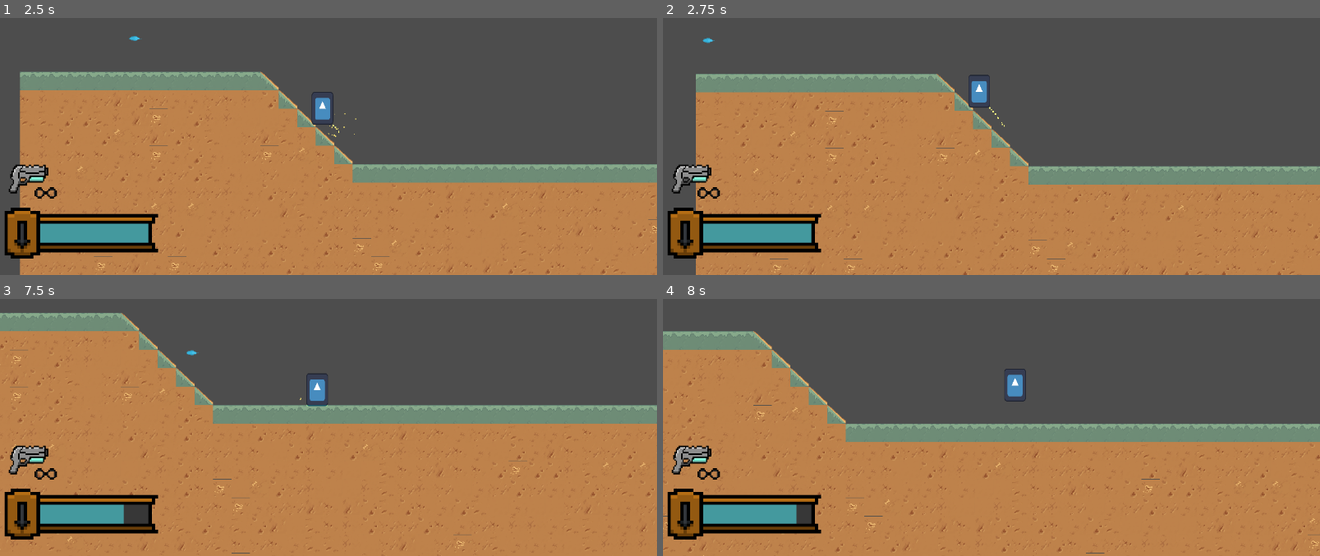
Above: before the commit, frames 1-4 (two rows, left to right).
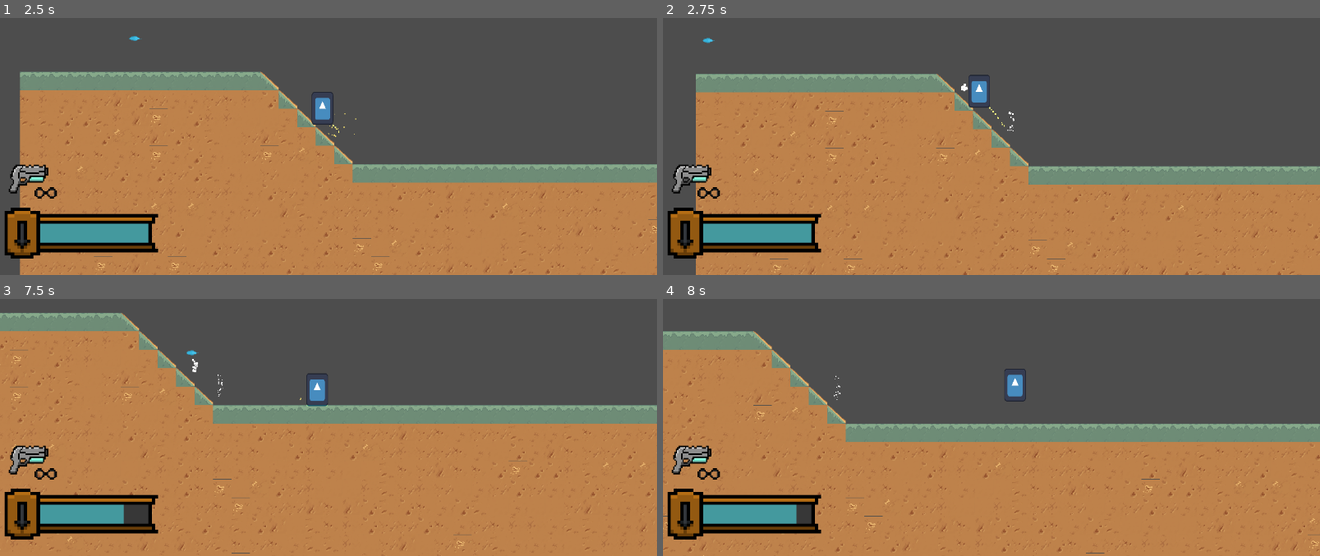
Above: after the commit, the same moments.

Repository: dzfrias/gladiator
Game: Godot game, scene res://scenes/mission.tscn
Two runs of this game, one before a commit and one after it. Both use one fixed random seed, a clock stepped at 60 frames per second and the inputs below. This scene is started directly instead of the project's main scene. The engine's default icon, where the game draws it, is replaced by a stand-in: a white triangle on a blue panel in a dark square. Sound files missing from this copy of the repository are replaced by a short silence.
Inputs (mouse positions are in pixels of both pictures, inside the frame that each line leads up to):
- Up to frame 1 (2.5 s): move the mouse to (473, 71) at 0.52 s; hold S (burrow) 0.53-1.28 s; hold D (right) 0.53-2.03 s; tap Space (jump) at 0.77, 1.07, 1.52, 1.82 s; move the mouse to (197, 107) at 1.27 s; tap Shift (fallthrough) at 1.35 s; move the mouse to (outside the picture) at 2.02 s; press the mouse at (outside the picture) at 2.03 s; hold A (left) from 2.03 s (still down)
- Up to frame 2 (2.75 s): keep holding A (left)
- Up to frame 3 (7.5 s): move the mouse to (295, 445) at 2.77 s; release A (left) at 2.78 s; release the mouse at (295, 445) at 2.78 s; hold D (right) 2.78-4.28 s; right-click (295, 445) at 2.85 s; tap Space (jump) at 3.02, 3.32, 3.77, 4.07, 4.52, 4.82, 6.02, 6.32, 6.77, 7.07 s; move the mouse to (525, 427) at 3.52 s; hold I (interact) 3.53-4.28 s; move the mouse to (131, 316) at 4.27 s; hold A (left) 4.28-5.03 s; tap Q (toggle_alt) at 4.35 s; move the mouse to (361, 370) at 5.02 s; hold D (right) 5.03-5.78 s; hold S (burrow) 5.03-5.78 s; move the mouse to (outside the picture) at 5.77 s; hold A (left) 5.78-7.28 s; tap Shift (fallthrough) at 5.85 s; move the mouse to (473, 352) at 6.52 s; press the mouse at (473, 352) at 6.53 s; move the mouse to (197, 388) at 7.27 s; release the mouse at (197, 388) at 7.28 s; hold D (right) from 7.28 s (still down); right-click (197, 388) at 7.35 s
- Up to frame 4 (8 s): keep holding D (right); tap Space (jump) at 7.52, 7.82 s

Frame 1 is identical in both runs. In frame 2, less than 0.1% of the frame differs, in the area x 45-54%, y 25-45%; in frame 3, less than 0.1%, in the area x 29-34%, y 23-39%; in frame 4, less than 0.1%.

Commit message:
Refactor tilemap impact particles

Diff:
--- a/scenes/hub.tscn
+++ b/scenes/hub.tscn
@@ -1,10 +1,11 @@
-[gd_scene load_steps=10 format=4 uid="uid://bmsyk3ldn6tc3"]
+[gd_scene load_steps=11 format=4 uid="uid://bmsyk3ldn6tc3"]
 
 [ext_resource type="PackedScene" uid="uid://dv7ihnextsw4v" path="res://scenes/player.tscn" id="1_g6j8t"]
 [ext_resource type="TileSet" uid="uid://dpcafcjqg7xko" path="res://assets/desert.tres" id="1_tnnyb"]
 [ext_resource type="Script" path="res://scripts/hub.gd" id="1_y8sdt"]
 [ext_resource type="Script" path="res://scripts/interactable.gd" id="3_77ybc"]
 [ext_resource type="Script" path="res://scripts/shop.gd" id="3_veakm"]
+[ext_resource type="Script" path="res://scripts/tilemap_hit.gd" id="4_djpkc"]
 [ext_resource type="Script" path="res://scripts/mission_board.gd" id="5_ur55b"]
 [ext_resource type="PackedScene" uid="uid://dktl7ywhwt15s" path="res://scenes/player_ui.tscn" id="7_5xbek"]
 
@@ -23,6 +24,9 @@
 [node name="TileMapLayer" type="TileMapLayer" parent="."]
 tile_map_data = PackedByteArray("AABdAAEAAwAKAAIAAABdAAIAAwAKAAIAAABdAAMAAwAKAAIAAABdAAQAAwAKAAIAAABdAAUAAwAKAAIAAABdAA …(11616 unchanged characters)…
 tile_set = ExtResource("1_tnnyb")
+
+[node name="TileMapHit" type="Node" parent="TileMapLayer"]
+script = ExtResource("4_djpkc")
 
 [node name="Shop" type="Area2D" parent="."]
 position = Vector2(543, -55)
--- a/scenes/level_playtest.tscn
+++ b/scenes/level_playtest.tscn
@@ -1,9 +1,8 @@
-[gd_scene load_steps=15 format=4 uid="uid://c5seai2rapw4u"]
+[gd_scene load_steps=14 format=4 uid="uid://c5seai2rapw4u"]
 
 [ext_resource type="PackedScene" uid="uid://dv7ihnextsw4v" path="res://scenes/player.tscn" id="2_arsj3"]
+[ext_resource type="Script" path="res://scripts/tilemap_hit.gd" id="3_08pkd"]
 [ext_resource type="TileSet" uid="uid://dpcafcjqg7xko" path="res://assets/desert.tres" id="3_i65ca"]
-[ext_resource type="Script" path="res://scripts/tilemap.gd" id="3_kj5bd"]
-[ext_resource type="PackedScene" uid="uid://ch01mb13w86qc" path="res://scenes/particles/impact_particles.tscn" id="4_4vw1y"]
 [ext_resource type="PackedScene" uid="uid://bydm8vffd6nwt" path="res://scenes/wolf.tscn" id="5_jrgqa"]
 [ext_resource type="PackedScene" uid="uid://b8sfq85fv1ul4" path="res://scenes/shooter.tscn" id="6_akhvg"]
 [ext_resource type="PackedScene" uid="uid://b6n4ygstauqcx" path="res://scenes/idle_shooter.tscn" id="7_2u84i"]
@@ -25,8 +24,9 @@
 [node name="TileMapLayer" type="TileMapLayer" parent="."]
 tile_map_data = PackedByteArray("AAACAAEAAwAKAAIAAAD8/wEAAwAKAAIAAAD9/wEAAwAKAAIAAAD+/wEAAwAKAAIAAAD//wEAAwAKAAIAAAAAAA …(40464 unchanged characters)…
 tile_set = ExtResource("3_i65ca")
-script = ExtResource("3_kj5bd")
-impact_particle_prefab = ExtResource("4_4vw1y")
+
+[node name="TileMapHit" type="Node" parent="TileMapLayer"]
+script = ExtResource("3_08pkd")
 
 [node name="WorldBoundry" type="StaticBody2D" parent="."]
 position = Vector2(-982, -57)
--- a/scenes/mission.tscn
+++ b/scenes/mission.tscn
@@ -1,7 +1,8 @@
-[gd_scene load_steps=5 format=3 uid="uid://bcjerk6m5dfga"]
+[gd_scene load_steps=6 format=3 uid="uid://bcjerk6m5dfga"]
 
 [ext_resource type="TileSet" uid="uid://dpcafcjqg7xko" path="res://assets/desert.tres" id="1_dxwm2"]
 [ext_resource type="Script" path="res://scripts/mission/world_map.gd" id="2_3qno5"]
+[ext_resource type="Script" path="res://scripts/tilemap_hit.gd" id="3_af437"]
 [ext_resource type="PackedScene" uid="uid://dv7ihnextsw4v" path="res://scenes/player.tscn" id="3_mkemn"]
 [ext_resource type="PackedScene" uid="uid://dktl7ywhwt15s" path="res://scenes/player_ui.tscn" id="7_c628u"]
 
@@ -13,6 +14,9 @@
 script = ExtResource("2_3qno5")
 map_width = 400
 
+[node name="TileMapHit" type="Node" parent="TileMapLayer"]
+script = ExtResource("3_af437")
+
 [node name="Player" parent="." instance=ExtResource("3_mkemn")]
 position = Vector2(73, -203)
 
--- a/scenes/pistol_projectile.tscn
+++ b/scenes/pistol_projectile.tscn
@@ -6,7 +6,8 @@
 [sub_resource type="RectangleShape2D" id="RectangleShape2D_il7q4"]
 size = Vector2(25, 12)
 
-[node name="PistolProjectile" type="Area2D"]
+[node name="PistolProjectile" type="StaticBody2D"]
+collision_layer = 0
 collision_mask = 323
 script = ExtResource("1_0iaw4")
 velocity = Vector2(800, 0)
--- a/scenes/rifle_projectile.tscn
+++ b/scenes/rifle_projectile.tscn
@@ -6,7 +6,8 @@
 [sub_resource type="RectangleShape2D" id="RectangleShape2D_il7q4"]
 size = Vector2(25, 12)
 
-[node name="RifleProjectile" type="Area2D"]
+[node name="RifleProjectile" type="StaticBody2D"]
+collision_layer = 0
 collision_mask = 323
 script = ExtResource("1_38epf")
 velocity = Vector2(1000, 0)
--- a/scenes/shooter_projectile.tscn
+++ b/scenes/shooter_projectile.tscn
@@ -5,7 +5,7 @@
 
 [sub_resource type="CircleShape2D" id="CircleShape2D_f5hw0"]
 
-[node name="ShooterProjectile" type="Area2D"]
+[node name="ShooterProjectile" type="StaticBody2D"]
 collision_layer = 0
 collision_mask = 81
 script = ExtResource("1_q7bol")
--- a/scenes/shotgun_projectile.tscn
+++ b/scenes/shotgun_projectile.tscn
@@ -6,7 +6,8 @@
 [sub_resource type="RectangleShape2D" id="RectangleShape2D_il7q4"]
 size = Vector2(25, 12)
 
-[node name="ShotgunProjectile" type="Area2D"]
+[node name="ShotgunProjectile" type="StaticBody2D"]
+collision_layer = 0
 collision_mask = 323
 script = ExtResource("1_lp50h")
 velocity = Vector2(700, 0)
--- a/scenes/sniper_projectile.tscn
+++ b/scenes/sniper_projectile.tscn
@@ -6,7 +6,8 @@
 [sub_resource type="RectangleShape2D" id="RectangleShape2D_il7q4"]
 size = Vector2(25, 12)
 
-[node name="SniperProjectile" type="Area2D"]
+[node name="SniperProjectile" type="StaticBody2D"]
+collision_layer = 0
 collision_mask = 323
 script = ExtResource("1_lnqnr")
 velocity = Vector2(2000, 0)
--- /dev/null
+++ b/scenes/tilemap_hit.tscn
@@ -0,0 +1,6 @@
+[gd_scene load_steps=2 format=3 uid="uid://vc6vkb1u10vq"]
+
+[ext_resource type="Script" path="res://scripts/tilemap_hit.gd" id="1_gvrsa"]
+
+[node name="TileMapHit" type="Node"]
+script = ExtResource("1_gvrsa")
--- /dev/null
+++ b/scripts/hit_target.gd
@@ -0,0 +1,4 @@
+class_name HitTarget extends Node
+
+func hit(position: Vector2, direction: Vector2) -> void:
+	pass
--- a/scripts/horizontal_projectile.gd
+++ b/scripts/horizontal_projectile.gd
@@ -1,21 +1,20 @@
-class_name HorizontalProjectile extends Area2D
+class_name HorizontalProjectile extends StaticBody2D
 
 @export var velocity: Vector2
 @export var damage: float = 15.0
-
-func _ready() -> void:
-	body_entered.connect(_on_body_entered)
 
 func fire(angle: float):
 	velocity = velocity.rotated(angle)
 
 func _process(delta: float) -> void:
-	position += velocity * delta
-
-func _on_body_entered(body: Node2D) -> void:
-	for child in body.get_children():
-		if child is Health:
-			child.take_damage(damage, velocity.normalized())
-	if body is TileMapParticles:
-		body.hit_tilemap(global_position, velocity.normalized())
-	queue_free()
+	var collision := move_and_collide(velocity * delta)
+	if collision == null:
+		return
+	var collider := collision.get_collider()
+	if collider is Node2D:
+		for child in collider.get_children():
+			if child is Health:
+				child.take_damage(damage, velocity.normalized())
+			elif child is HitTarget:
+				child.hit(global_position, velocity.normalized())
+	free()
--- a/scripts/tilemap.gd
+++ /dev/null
@@ -1,12 +0,0 @@
-class_name TileMapParticles extends TileMapLayer
-
-@export var impact_particle_prefab: PackedScene
-
-func hit_tilemap(impact_position: Vector2, direction: Vector2):
-	var impact_particles = impact_particle_prefab.instantiate()
-	impact_particles.global_position = impact_position
-	get_tree().current_scene.add_child(impact_particles)
-	impact_particles.direction = -direction
-	impact_particles.emitting = true
-	await impact_particles.finished
-	impact_particles.queue_free()
--- /dev/null
+++ b/scripts/tilemap_hit.gd
@@ -0,0 +1,12 @@
+class_name TileMapHit extends HitTarget
+
+@export var hit_particles: PackedScene = preload("res://scenes/particles/impact_particles.tscn")
+
+func hit(pos: Vector2, direction: Vector2) -> void:
+	var impact_particles = hit_particles.instantiate()
+	impact_particles.global_position = pos
+	get_tree().current_scene.add_child(impact_particles)
+	impact_particles.direction = -direction
+	impact_particles.emitting = true
+	await impact_particles.finished
+	impact_particles.queue_free()
